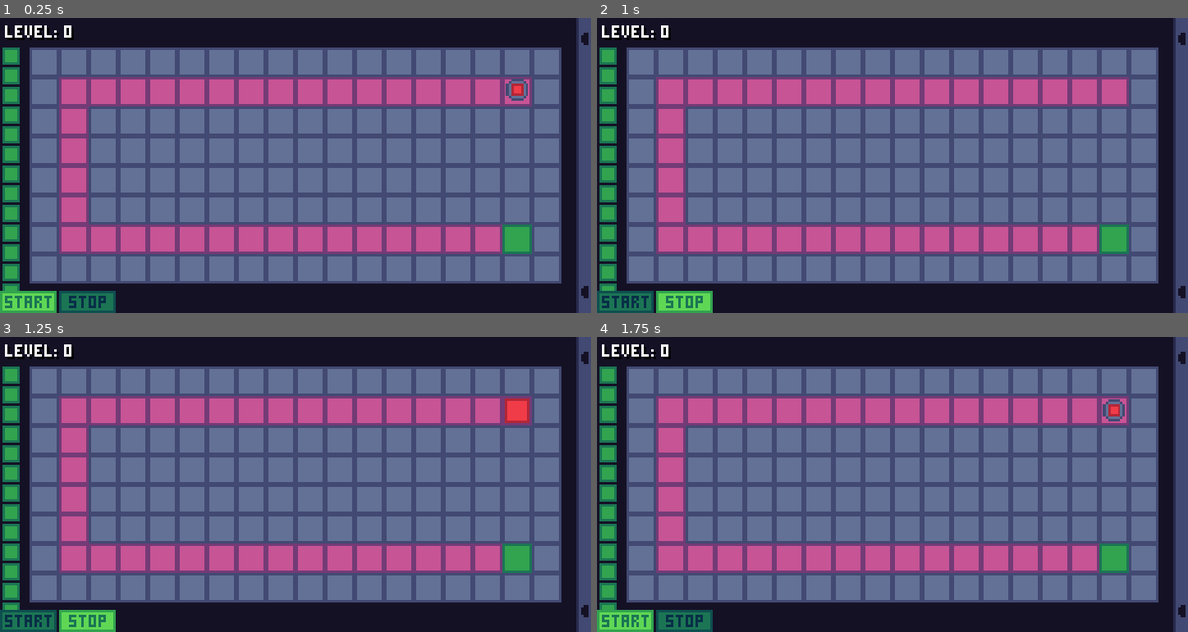
Above: before the commit, frames 1-4 (two rows, left to right).
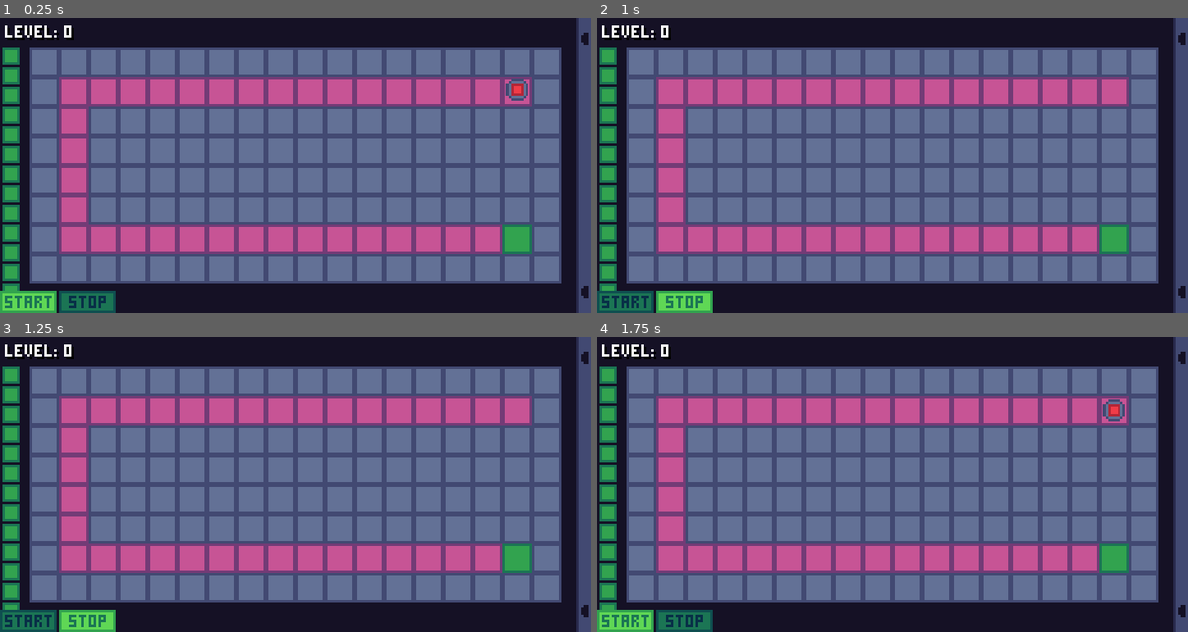
Above: after the commit, the same moments.

Repository: mariothedog/brackeys-game-jam
Game: Godot game, scene res://main/main.tscn
The game is run twice, just before and just after one commit, with the same random seed, the same clock (stepped at 60 frames per second) and the same inputs.
Inputs (mouse positions are in pixels of both pictures, inside the frame that each line leads up to):
- Up to frame 1 (0.25 s): no input
- Up to frame 2 (1 s): click (626, 301) at 0.5 s
- Up to frame 3 (1.25 s): no input
- Up to frame 4 (1.75 s): click (685, 620) at 1.25 s

Frames 1-2 are identical in both runs. In frame 3, 0.3% of the frame differs, in the area x 85-90%, y 20-30%; in frame 4, nothing differs.

Commit message:
Make enemy and bullet colliders lerp as well

Diff:
--- a/src/enemies/enemy.gd
+++ b/src/enemies/enemy.gd
@@ -15,23 +15,21 @@
 var _path_current_index := 0
 var _target_pos: Vector2
 
-onready var sprite: Sprite = $Sprite
-
 
 func _ready() -> void:
 	set_physics_process(false)
 
 
 func _physics_process(delta: float) -> void:
-	if sprite.global_position.is_equal_approx(_target_pos):
+	if global_position.is_equal_approx(_target_pos):
 		set_physics_process(false)
 		if _path_current_index + 1 == _path_length:
 			emit_signal("reached_end_of_path")
 		else:
-			sprite.position = Vector2.ZERO
+			global_position = _target_pos
 		emit_signal("reached_target_pos")
 		return
-	sprite.global_position = sprite.global_position.linear_interpolate(
+	global_position = global_position.linear_interpolate(
 		_target_pos, MOVEMENT_RATE * delta
 	)
 
@@ -41,9 +39,6 @@
 		return
 	_path_current_index += 1
 	_target_pos = path[_path_current_index]
-	var prev_global_pos := global_position
-	global_position = _target_pos
-	sprite.global_position = prev_global_pos
 	set_physics_process(true)
 	yield(self, "reached_target_pos")
 
--- a/src/main/main.gd
+++ b/src/main/main.gd
@@ -2,7 +2,7 @@
 
 const FORMAT_LEVEL_PATH := "res://levels/resources/level_%s.tres"
 const FORMAT_LEVEL_LABEL := "level: %s"
-const ENEMY_STEP_TO_TURRET_STEP_RATIO := 2
+const ENEMY_STEP_TO_TURRET_STEP_RATIO := 1
 
 export var level_num := 1
 
--- a/src/projectiles/bullet/bullet.gd
+++ b/src/projectiles/bullet/bullet.gd
@@ -11,28 +11,23 @@
 var _target_pos: Vector2
 var _num_movements := 1
 
-onready var sprite: Sprite = $Sprite
-
 
 func _ready() -> void:
 	set_physics_process(false)
 
 
 func _physics_process(delta: float) -> void:
-	if sprite.global_position.is_equal_approx(_target_pos):
+	if global_position.is_equal_approx(_target_pos):
 		set_physics_process(false)
-		sprite.position = Vector2.ZERO
+		global_position = _target_pos
 		return
-	sprite.global_position = sprite.global_position.linear_interpolate(
+	global_position = global_position.linear_interpolate(
 		_target_pos, MOVEMENT_RATE * delta
 	)
 
 
 func move(amount: Vector2) -> void:
 	_target_pos = parent_pos + dir * amount * _num_movements
-	var prev_global_pos := global_position
-	global_position = _target_pos
-	sprite.global_position = prev_global_pos
 	_num_movements += 1
 	set_physics_process(true)
 
